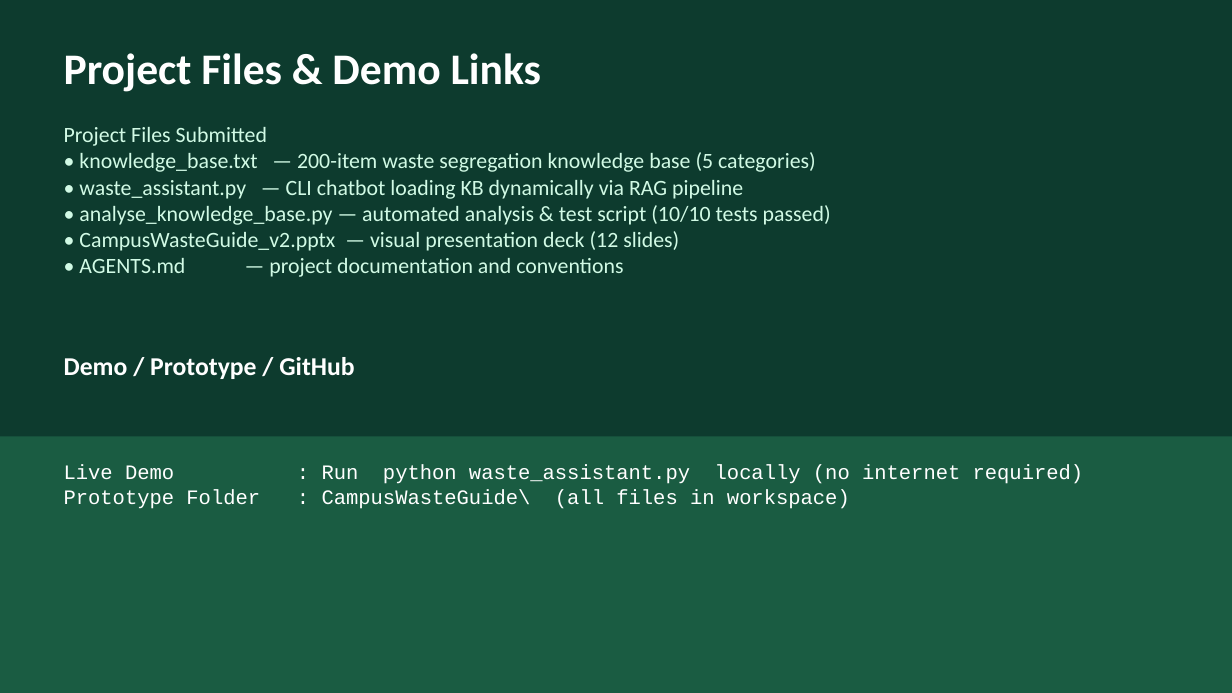
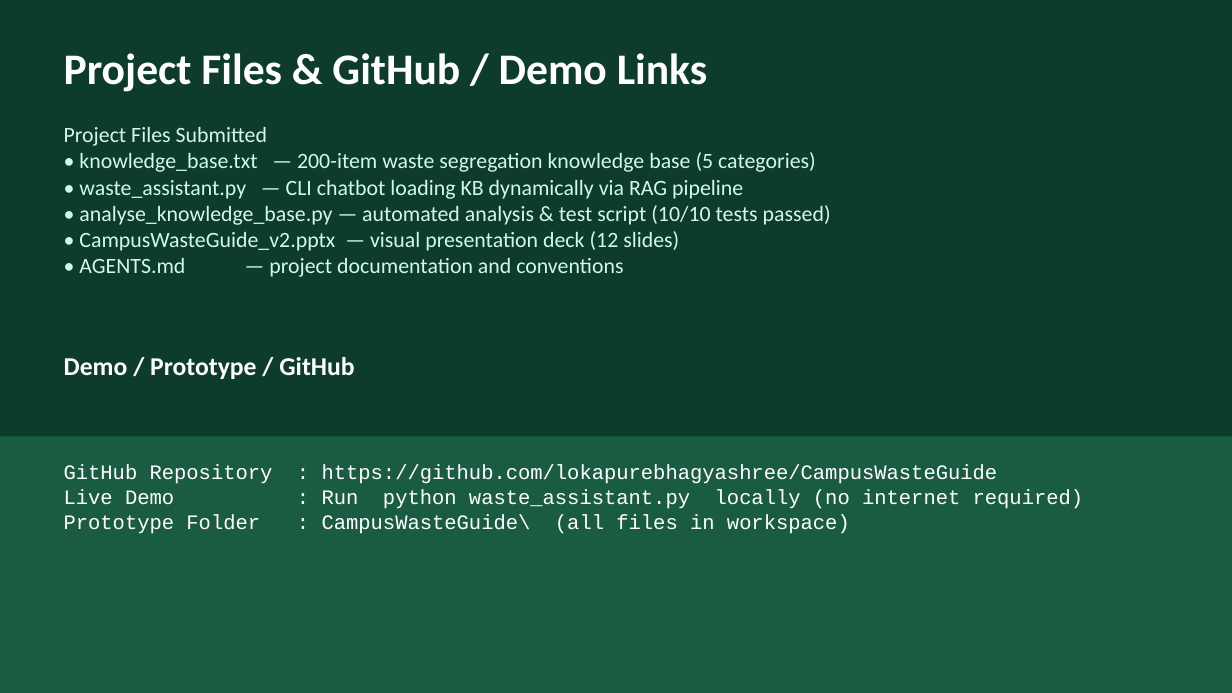
Before and after one commit to lokapurebhagyashree/CampusWasteGuide, a slide deck: slide 10 of Bhagyashree_Lokapure_CampusWasteGuide_Submission.pptx. Drawn at 1232x693 pixels with LibreOffice and Linux fonts; fonts in the diff are those of the drawing. Boxes give left, top, right and bottom in pixels: in the first picture for what was removed or moved away, otherwise in the second. Text is boxed around its words. In the diff, an @@ line names an element or a change of style, - is before the commit and + after.

```diff
--- a/Bhagyashree_Lokapure_CampusWasteGuide_Submission.pptx
+++ b/Bhagyashree_Lokapure_CampusWasteGuide_Submission.pptx
@@ text at [64, 53, 707, 92]: text changed @@
-Project Files & Demo Links
+Project Files & GitHub / Demo Links
@@ text at [64, 465, 998, 484]: paragraph added @@
+GitHub Repository : https://github.com/lokapurebhagyashree/CampusWasteGuide
```
